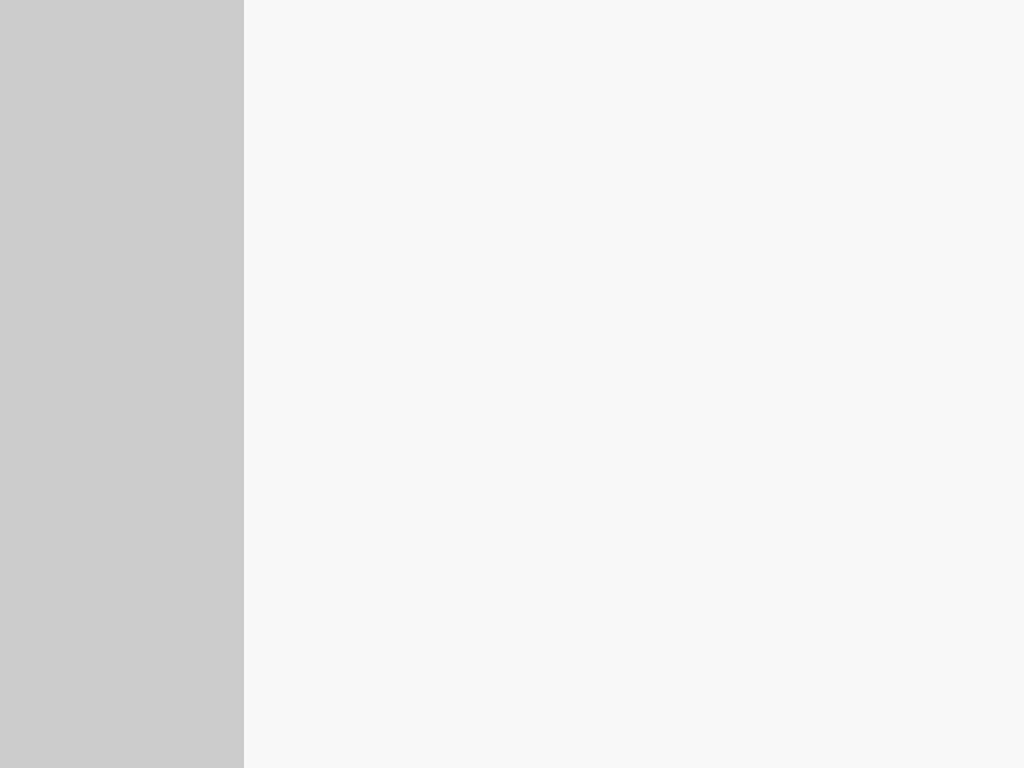
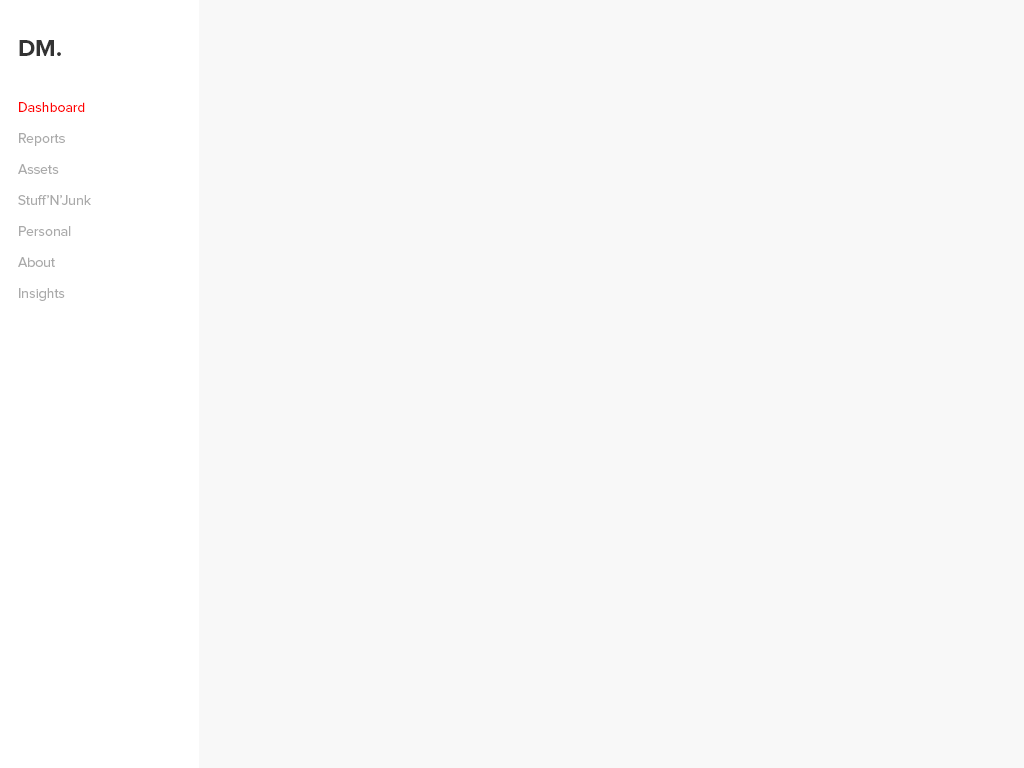
The second 1024px x 768px image is a revision of the first. Changes to its layers:
added layer "DM." in group "Left Col" over [19, 40, 61, 56]
added layer "Dashboard" in group "Left Col" over [19, 102, 85, 112]
added layer "Reports" in group "Left Col" over [19, 133, 65, 146]
added layer "Assets" in group "Left Col" over [18, 164, 59, 174]
added layer "Stuff’N’Junk" in group "Left Col" over [18, 195, 91, 205]
added layer "Personal" in group "Left Col" over [19, 226, 71, 236]
added layer "About" in group "Left Col" over [18, 257, 55, 267]
added layer "Insights" in group "Left Col" over [19, 288, 65, 301]
renamed "Content Body" to "Left Nav BG", moved it into group "Left Col", painted on it over [0, 0, 244, 768]
renamed "Left Nav" to "Content Body BG", moved it into group "Right Col", painted on it over [199, 0, 244, 768]
